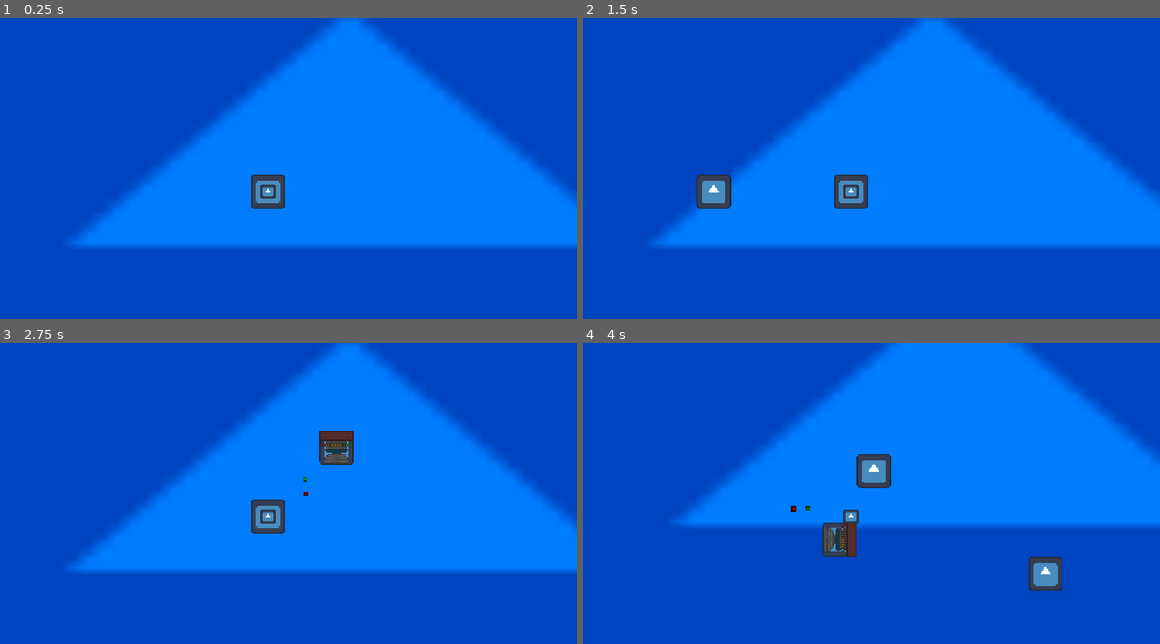
Above: before the commit, frames 1-4 (two rows, left to right).
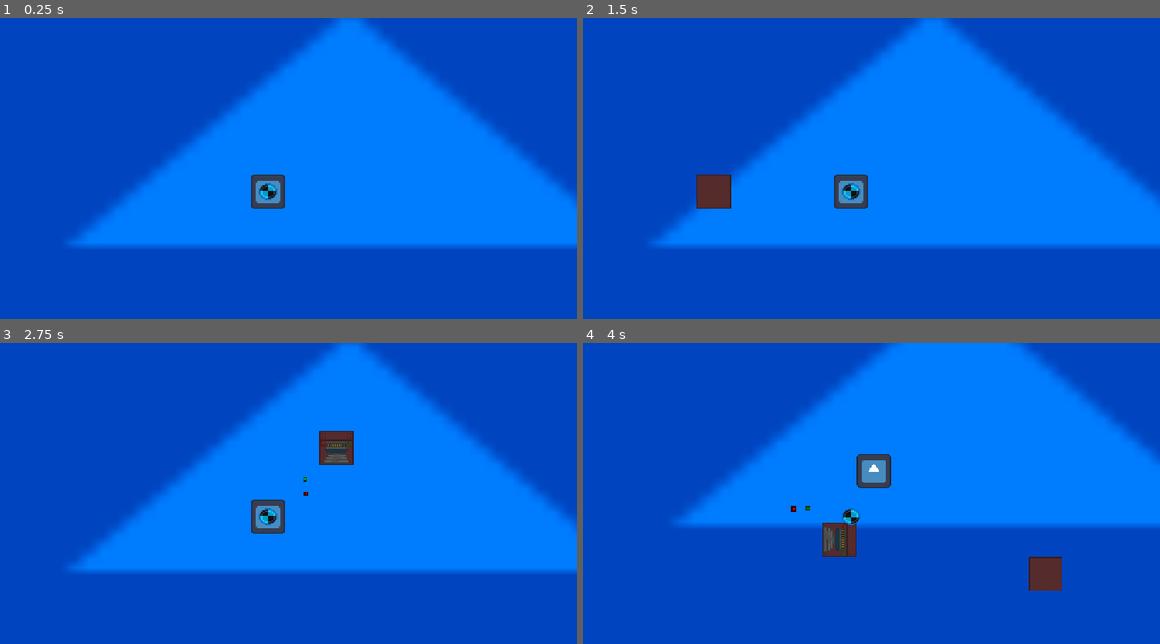
Above: after the commit, the same moments.

Repository: Luminescent-Cheese/ShipBattleBuilder
Game: Godot game, scene res://test.tscn
Same seed, same stepped clock (60 frames per second), same inputs: the game is played once before the commit and once after it. The engine's default icon, where the game draws it, is replaced by a stand-in: a white triangle on a blue panel in a dark square.
Inputs (mouse positions are in pixels of both pictures, inside the frame that each line leads up to):
- Up to frame 1 (0.25 s): no input
- Up to frame 2 (1.5 s): tap Enter at 0.5 s; move the mouse to (986, 174) at 0.52 s; hold D (Thrust Right) 0.53-1.28 s; tap R (rotate) at 0.6 s; click (986, 174) at 0.67 s; tap Space at 1.25 s; move the mouse to (727, 207) at 1.27 s; hold S (Thrust Backward) from 1.28 s (still down); tap 1 (test) at 1.35 s
- Up to frame 3 (2.75 s): tap Enter at 2 s; move the mouse to (328, 439) at 2.02 s; release S (Thrust Backward) at 2.03 s; hold D (Thrust Right) from 2.03 s (still down); tap 2 (test2) at 2.1 s
- Up to frame 4 (4 s): tap Space at 2.75 s; move the mouse to (819, 586) at 2.77 s; release D (Thrust Right) at 2.78 s; hold S (Thrust Backward) 2.78-3.53 s; tap R (rotate) at 2.85 s; click (819, 586) at 2.92 s; move the mouse to (1038, 568) at 3.52 s; hold A (Thrust Left) from 3.53 s (still down); tap 1 (test) at 3.6 s

The runs differ from the first frame. In frame 1, 0.1% of the frame differs, in the area x 44-49%, y 54-61%; in frame 2, 0.8%; in frame 3, 0.3%; in frame 4, 0.9%, in the area x 41-83%, y 54-83%.

Commit message:
basic art update

Diff:
--- a/ship.tscn
+++ b/ship.tscn
@@ -2,6 +2,7 @@
 
 [ext_resource type="Script" uid="uid://bnxujhykk358b" path="res://ship.gd" id="1_l3rv8"]
 [ext_resource type="Texture2D" uid="uid://c3rxygp4bjcrv" path="res://icon.svg" id="2_4cq66"]
+[ext_resource type="Texture2D" uid="uid://dhxmcdpgiulrw" path="res://Center of gravity.png" id="2_v4325"]
 
 [sub_resource type="RectangleShape2D" id="RectangleShape2D_riqys"]
 size = Vector2(128, 128)
@@ -19,9 +20,9 @@
 
 [node name="CenterOfMass" type="Sprite2D" parent="." unique_id=2033252112]
 z_index = 1
+texture_filter = 1
 position = Vector2(-85, -49.5)
-scale = Vector2(0.4375, 0.4140625)
-texture = ExtResource("2_4cq66")
+texture = ExtResource("2_v4325")
 
 [node name="Icon" type="Sprite2D" parent="." unique_id=824534812]
 texture = ExtResource("2_4cq66")
--- a/ship_part.gd
+++ b/ship_part.gd
@@ -26,7 +26,7 @@
 
 
 func _on_thruster_forces_thrust(ThrustDirection) -> void:
-	thruster_on.emit(transform.y*-500,global_position-get_parent().global_position)
+	thruster_on.emit(transform.y*-1000,global_position-get_parent().global_position)
 	$"thrust center".global_position = global_position
 	$"thrust direction".global_position = (transform.y)*200
 	#print("thrust center = %s, dir = %s" % [$"thrust center".global_position, $"thrust direction".global_position])
--- a/ship_part.tscn
+++ b/ship_part.tscn
@@ -1,10 +1,11 @@
 [gd_scene format=3 uid="uid://bnvbyi3c63nr1"]
 
-[ext_resource type="Texture2D" uid="uid://c3rxygp4bjcrv" path="res://icon.svg" id="1_5iij5"]
 [ext_resource type="Script" uid="uid://ymvgvf1xlyol" path="res://ship_part.gd" id="1_epihn"]
+[ext_resource type="Texture2D" uid="uid://b8vuvku0ywpmg" path="res://basic body.png" id="2_epihn"]
 
 [node name="ShipPart" type="Node2D" unique_id=243587431]
 script = ExtResource("1_epihn")
 
 [node name="BaseShipSprite" type="Sprite2D" parent="." unique_id=1416035950]
-texture = ExtResource("1_5iij5")
+texture_filter = 1
+texture = ExtResource("2_epihn")
Binary file added: Center of gravity.png
Not shown, added: Center of gravity.png.import
Binary file added: basic body.png
Not shown, added: basic body.png.import
